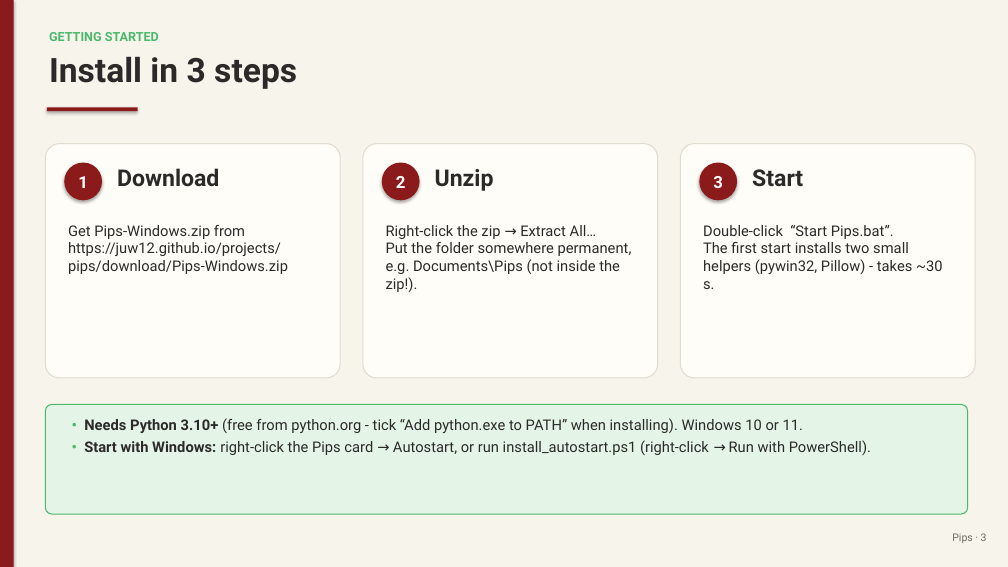
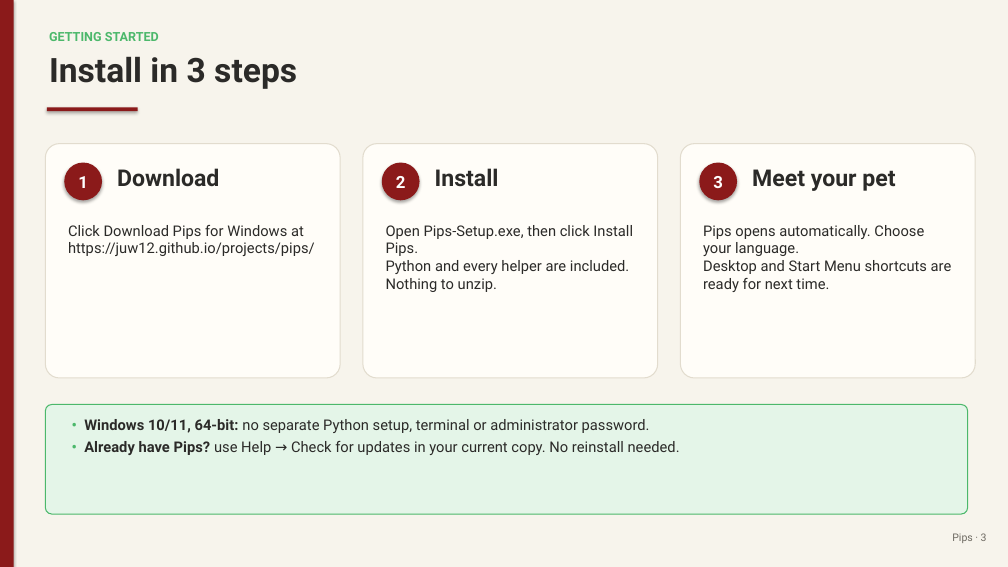
Before and after one commit to juw12/projects, a slide deck: slide 3 of apps/pips/web/download/Pips-Guide.pptx. Drawn at 1008x567 pixels with LibreOffice and Linux fonts; fonts in the diff are those of the drawing. Boxes give left, top, right and bottom in pixels: in the first picture for what was removed or moved away, otherwise in the second. Text is boxed around its words. In the diff, an @@ line names an element or a change of style, - is before the commit and + after.

Commit message:
pips 2.13.1: One-click Windows installer

```diff
--- a/apps/pips/web/download/Pips-Guide.pptx
+++ b/apps/pips/web/download/Pips-Guide.pptx
@@ text at (x1=435, y1=168, x2=499, y2=187): text changed @@
-Unzip
+Install
@@ text at (x1=752, y1=169, x2=895, y2=191): text changed @@
-Start
+Meet your pet
@@ text at (x1=68, y1=225, x2=315, y2=256): text changed @@
-Get Pips-Windows.zip from
-https://juw12.github.io/projects/pips/download/Pips-Windows.zip
+Click Download Pips for Windows at
+https://juw12.github.io/projects/pips/
@@ text at (x1=386, y1=225, x2=633, y2=292): text changed @@
-Right-click the zip → Extract All…
-Put the folder somewhere permanent, e.g. Documents\Pips (not inside the zip!).
+Open Pips-Setup.exe, then click Install Pips.
+Python and every helper are included. Nothing to unzip.
@@ text at (x1=703, y1=225, x2=952, y2=292): text changed @@
-Double-click “Start Pips.bat”.
-The first start installs two small helpers (pywin32, Pillow) - takes ~30 s.
+Pips opens automatically. Choose your language.
+Desktop and Start Menu shortcuts are ready for next time.
@@ text at (x1=84, y1=419, x2=680, y2=455): text changed @@
-• Needs Python 3.10+ (free from python.org - tick “Add python.exe to PATH” when installing). Windows 10 or 11.
-• Start with Windows: right-click the Pips card → Autostart, or run install_autostart.ps1 (right-click → Run with PowerShell).
+• Windows 10/11, 64-bit: no separate Python setup, terminal or administrator password.
+• Already have Pips? use Help → Check for updates in your current copy. No reinstall needed.
```
Also in this commit, not shown: 4 other slides changed, 15 other files.
